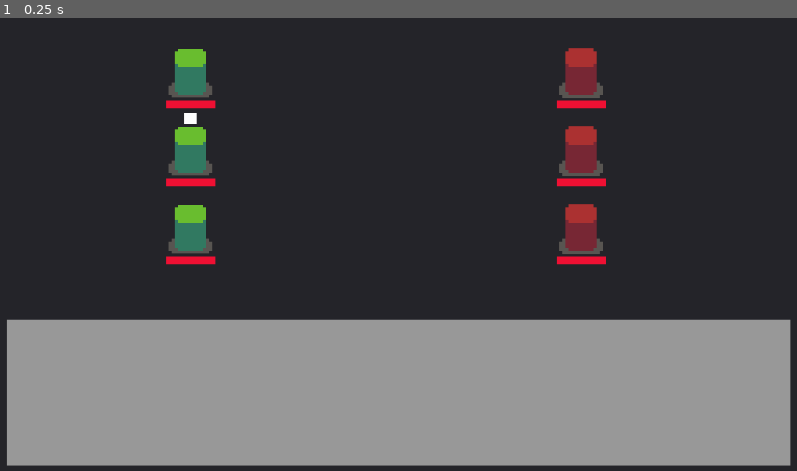
Above: before the commit, frame 1.
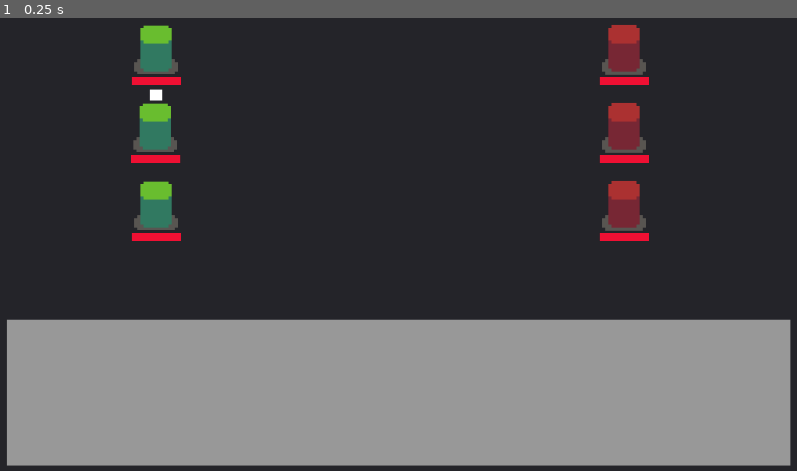
Above: after the commit, the same moment.

Repository: Threnkost/turn-based-combat
Game: Godot game, scene res://MainScene/Game.tscn
The game is run twice, just before and just after one commit, with the same random seed, the same clock (stepped at 60 frames per second) and the same inputs.
Inputs:
- Up to frame 1 (0.25 s): no input

The runs differ from the first frame. In frame 1, 7.0% of the frame differs, in the area x 16-82%, y 1-55%.
Error in both runs: Invalid operands 'String' and 'int' in operator '=='. (res://Combat/Characters/Character1.gd:30)

Commit message:
Add files via upload

Diff:
--- a/Combat/Battleground.gd
+++ b/Combat/Battleground.gd
@@ -3,22 +3,54 @@
 signal victory
 signal defeat
 
+onready var _enemyPoints = $SpawnPoints/EnemyParty
+onready var _playerPoints = $SpawnPoints/PlayerParty
+
 onready var enemies : Array = []
 onready var allies : Array = []
 
 func _ready():
+	var playerParty = []
+	var enemyParty = []
+
+	for i in 3:
+		var PLAYER_CHARACTER = load("res://Combat/Characters/Character1.tscn").instance()
+		var ENEMY_CHARACTER = load("res://Combat/Characters/Monster1.tscn").instance()
+
+		playerParty.append(PLAYER_CHARACTER)
+		enemyParty.append(ENEMY_CHARACTER)
+
+	initializeTeams(playerParty, enemyParty)
 	enterBattle()
 
+func initializeTeams(playerParty : Array, enemyParty : Array) -> void:
+#	if playerParty.size() > 4 or enemyParty.size() > 4:
+#		print("\nBattleground.gd -> Error! Each party may have 4 members only!\n")
+#		assert(false)
+#		return
+#
+	enemies.clear()
+	allies.clear()
+
+	enemies += enemyParty
+	allies += playerParty
+
 func enterBattle():
-	for battler in $TurnQueue.get_children():
-		if battler is Enemy:
-			enemies.append(battler)
-		elif battler is Ally:
-			allies.append(battler)
+	if enemies.empty() or allies.empty():
+		print("\nBattleground.gd -> Error! A team is completely empty.")
+		print("Battleground.gd -> First, initialize teams by 'initializeTeams(Array, Array)'!\n")
+		assert(false)
+		return
+	for allyIndex in allies.size():
+		allies[allyIndex].global_position = _playerPoints.get_child(allyIndex).global_position
+		$TurnQueue.add_child(allies[allyIndex])
+	for enemyIndex in enemies.size():
+		enemies[enemyIndex].global_position = _enemyPoints.get_child(enemyIndex).global_position
+		$TurnQueue.add_child(enemies[enemyIndex])
+
 	$TurnQueue.initialize()
 
 func _on_TurnQueue_turn_changed(activeBattler):
-	print("yes")
 	var node = get_node("UI/Panel/Scroll/Targets")
 	for child in node.get_children():
 		child.queue_free()
--- a/Combat/Battleground.tscn
+++ b/Combat/Battleground.tscn
@@ -1,9 +1,7 @@
-[gd_scene load_steps=6 format=2]
+[gd_scene load_steps=4 format=2]
 
 [ext_resource path="res://Combat/Battleground.gd" type="Script" id=1]
 [ext_resource path="res://Combat/TurnQueue/TurnQueue.gd" type="Script" id=2]
-[ext_resource path="res://Combat/Characters/Character1.tscn" type="PackedScene" id=3]
-[ext_resource path="res://Combat/Characters/Monster1.tscn" type="PackedScene" id=4]
 
 [sub_resource type="StyleBoxFlat" id=1]
 
@@ -18,26 +16,38 @@
 "_edit_use_anchors_": false
 }
 
+[node name="SpawnPoints" type="Node" parent="."]
+
+[node name="PlayerParty" type="Node" parent="SpawnPoints"]
+
+[node name="Member1" type="Position2D" parent="SpawnPoints/PlayerParty"]
+position = Vector2( 200.95, 60 )
+
+[node name="Member2" type="Position2D" parent="SpawnPoints/PlayerParty"]
+position = Vector2( 199.897, 160 )
+
+[node name="Member3" type="Position2D" parent="SpawnPoints/PlayerParty"]
+position = Vector2( 200.95, 260 )
+
+[node name="Member4" type="Position2D" parent="SpawnPoints/PlayerParty"]
+position = Vector2( 200.95, 360 )
+
+[node name="EnemyParty" type="Node" parent="SpawnPoints"]
+
+[node name="Member1" type="Position2D" parent="SpawnPoints/EnemyParty"]
+position = Vector2( 800, 60 )
+
+[node name="Member2" type="Position2D" parent="SpawnPoints/EnemyParty"]
+position = Vector2( 800, 160 )
+
+[node name="Member3" type="Position2D" parent="SpawnPoints/EnemyParty"]
+position = Vector2( 800, 260 )
+
+[node name="Member4" type="Position2D" parent="SpawnPoints/EnemyParty"]
+position = Vector2( 800, 360 )
+
 [node name="TurnQueue" type="YSort" parent="."]
 script = ExtResource( 2 )
-
-[node name="Character1" parent="TurnQueue" instance=ExtResource( 3 )]
-position = Vector2( 245, 90 )
-
-[node name="Character2" parent="TurnQueue" instance=ExtResource( 3 )]
-position = Vector2( 245, 190 )
-
-[node name="Character3" parent="TurnQueue" instance=ExtResource( 3 )]
-position = Vector2( 245, 290 )
-
-[node name="Monster1" parent="TurnQueue" instance=ExtResource( 4 )]
-position = Vector2( 745, 90 )
-
-[node name="Monster2" parent="TurnQueue" instance=ExtResource( 4 )]
-position = Vector2( 745, 190 )
-
-[node name="Monster3" parent="TurnQueue" instance=ExtResource( 4 )]
-position = Vector2( 745, 290 )
 
 [node name="UI" type="CanvasLayer" parent="."]
 
--- a/Combat/UI/TargetPanel.tscn
+++ b/Combat/UI/TargetPanel.tscn
@@ -19,10 +19,11 @@
 margin_bottom = 35.0
 
 [node name="Target" type="Label" parent="."]
-margin_left = 0.996769
-margin_top = 1.85114
-margin_right = 40.9968
-margin_bottom = 15.8511
+margin_left = 6.12302
+margin_top = 3.84468
+margin_right = 46.123
+margin_bottom = 17.8447
+rect_scale = Vector2( 0.5, 0.5 )
 text = "Target"
 [connection signal="mouse_entered" from="." to="." method="_on_TargetPanel_mouse_entered"]
 [connection signal="mouse_exited" from="." to="." method="_on_TargetPanel_mouse_exited"]
